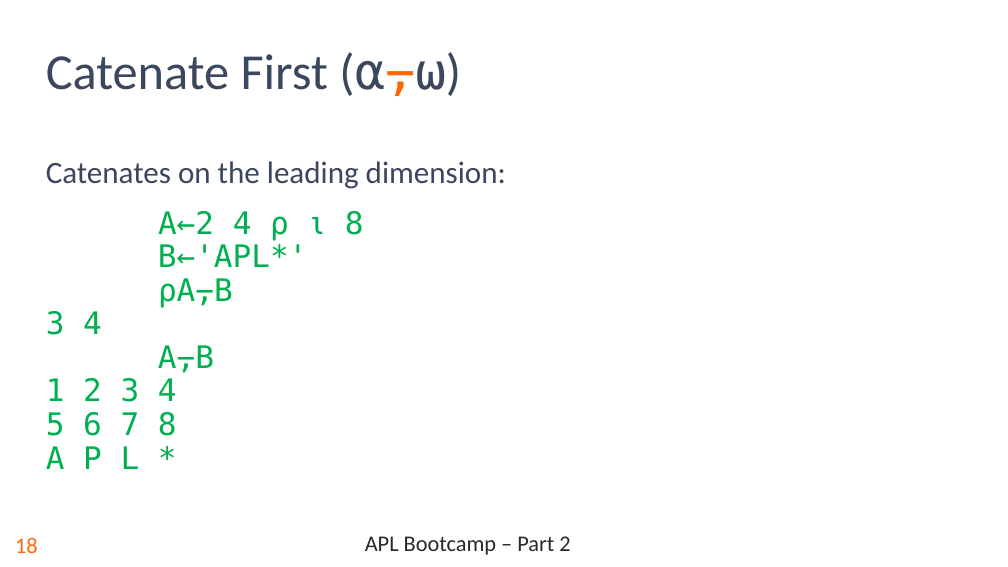
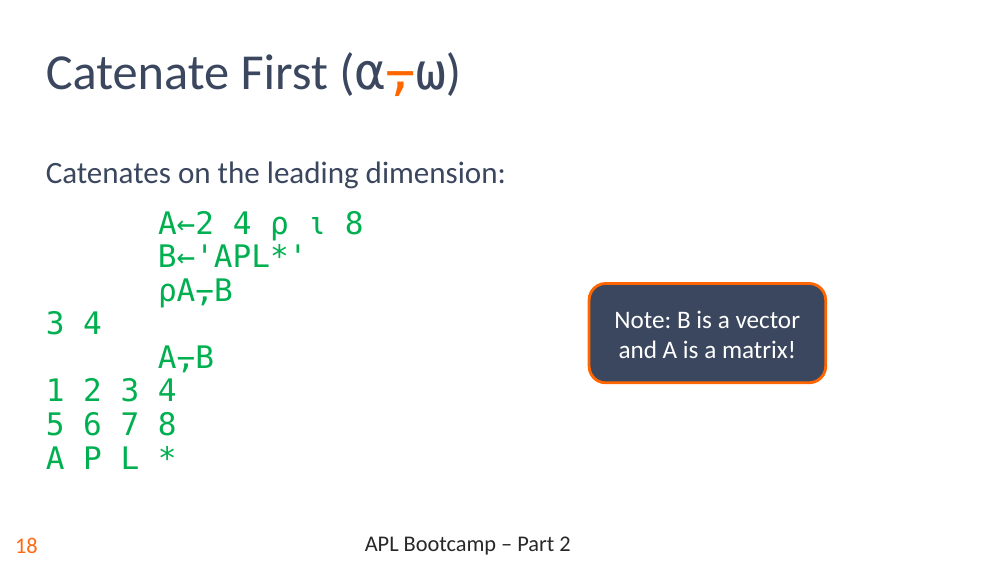
Before and after one commit to rikedyp/APLBootcamp, a slide deck: slide 19 of slides/APL_Bootcamp-part-2.pptx. Drawn at 1008x567 pixels with LibreOffice and Linux fonts; fonts in the diff are those of the drawing; background and template pictures are left out. Boxes give left, top, right and bottom in pixels: in the first picture for what was removed or moved away, otherwise in the second. Text is boxed around its words. In the diff, an @@ line names an element or a change of style, - is before the commit and + after.

```diff
--- a/slides/APL_Bootcamp-part-2.pptx
+++ b/slides/APL_Bootcamp-part-2.pptx
@@ rounded rectangle added at (589, 283, 826, 383), fill #3B475E, outline #FF6600 2 pt, 18 pt, text #FFFFFF @@
+Note: B is a vector and A is a matrix!
```
Also in this commit, not shown: 2 other files.
